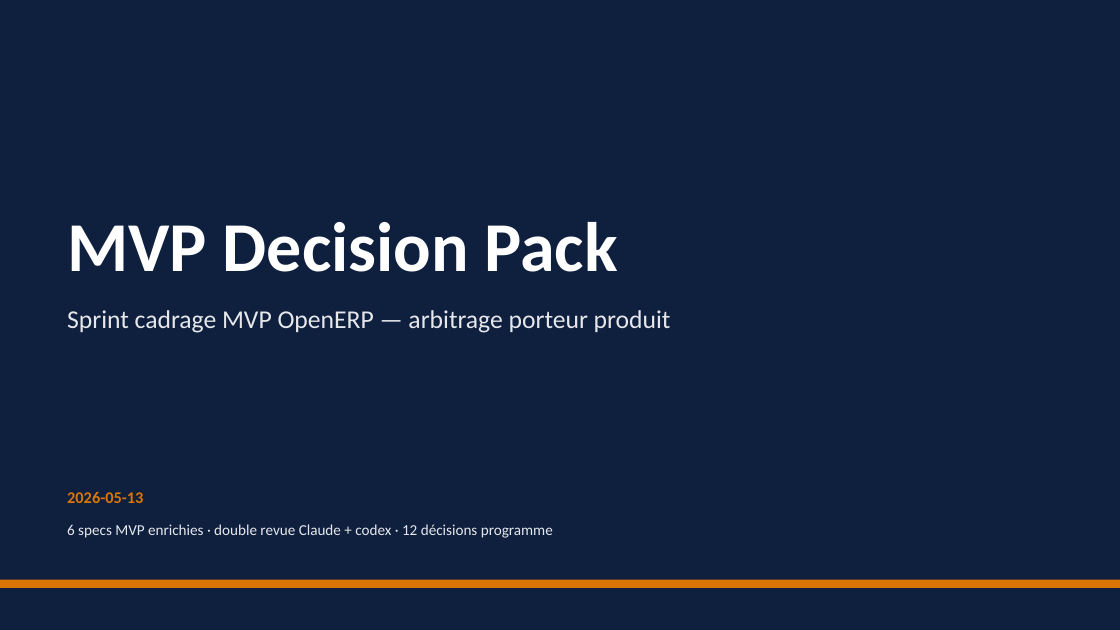
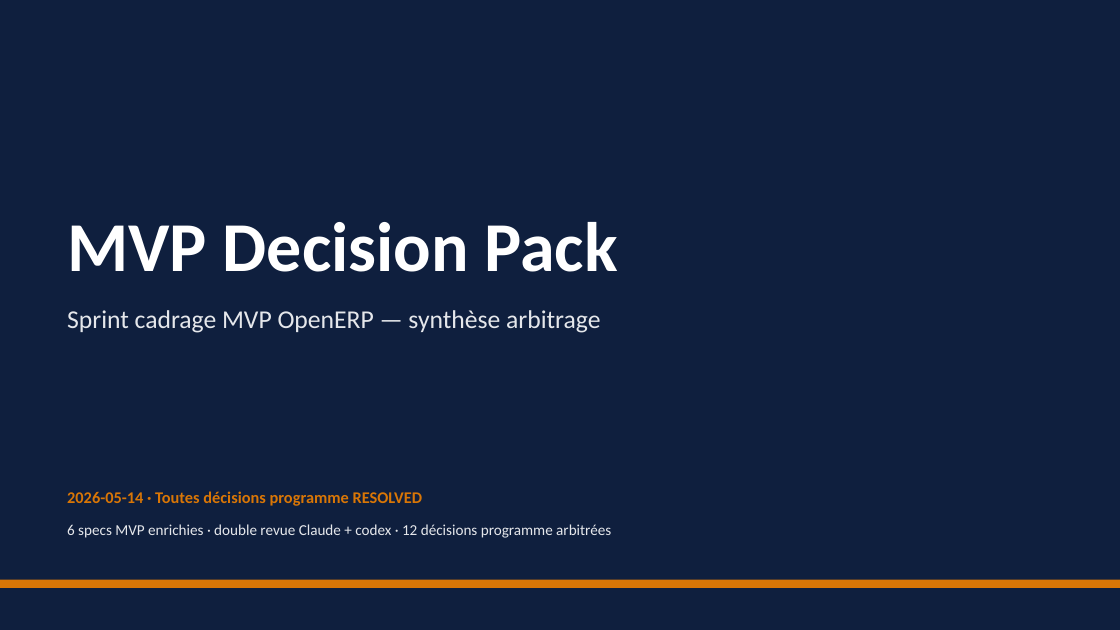
Before and after one commit to rhanka/openerp, a slide deck: slide 1 of docs/study/10-mvp-specs/decision-pack.pptx. Drawn at 1120x630 pixels with LibreOffice and Linux fonts; fonts in the diff are those of the drawing. Boxes give left, top, right and bottom in pixels: in the first picture for what was removed or moved away, otherwise in the second. Text is boxed around its words. In the diff, an @@ line names an element or a change of style, - is before the commit and + after.

Commit message:
Engrave MVP decisions arbitrated 2026-05-14 across 6 specs and decision-pack

```diff
--- a/docs/study/10-mvp-specs/decision-pack.pptx
+++ b/docs/study/10-mvp-specs/decision-pack.pptx
@@ text at [67, 310, 600, 333]: text changed @@
-Sprint cadrage MVP OpenERP — arbitrage porteur produit
+Sprint cadrage MVP OpenERP — synthèse arbitrage
@@ text at [67, 491, 422, 506]: text changed @@
-2026-05-13
+2026-05-14 · Toutes décisions programme RESOLVED
@@ text at [67, 524, 611, 538]: text changed @@
-6 specs MVP enrichies · double revue Claude + codex · 12 décisions programme
+6 specs MVP enrichies · double revue Claude + codex · 12 décisions programme arbitrées
```
Also in this commit, not shown: 25 other slides changed, 8 other files.
